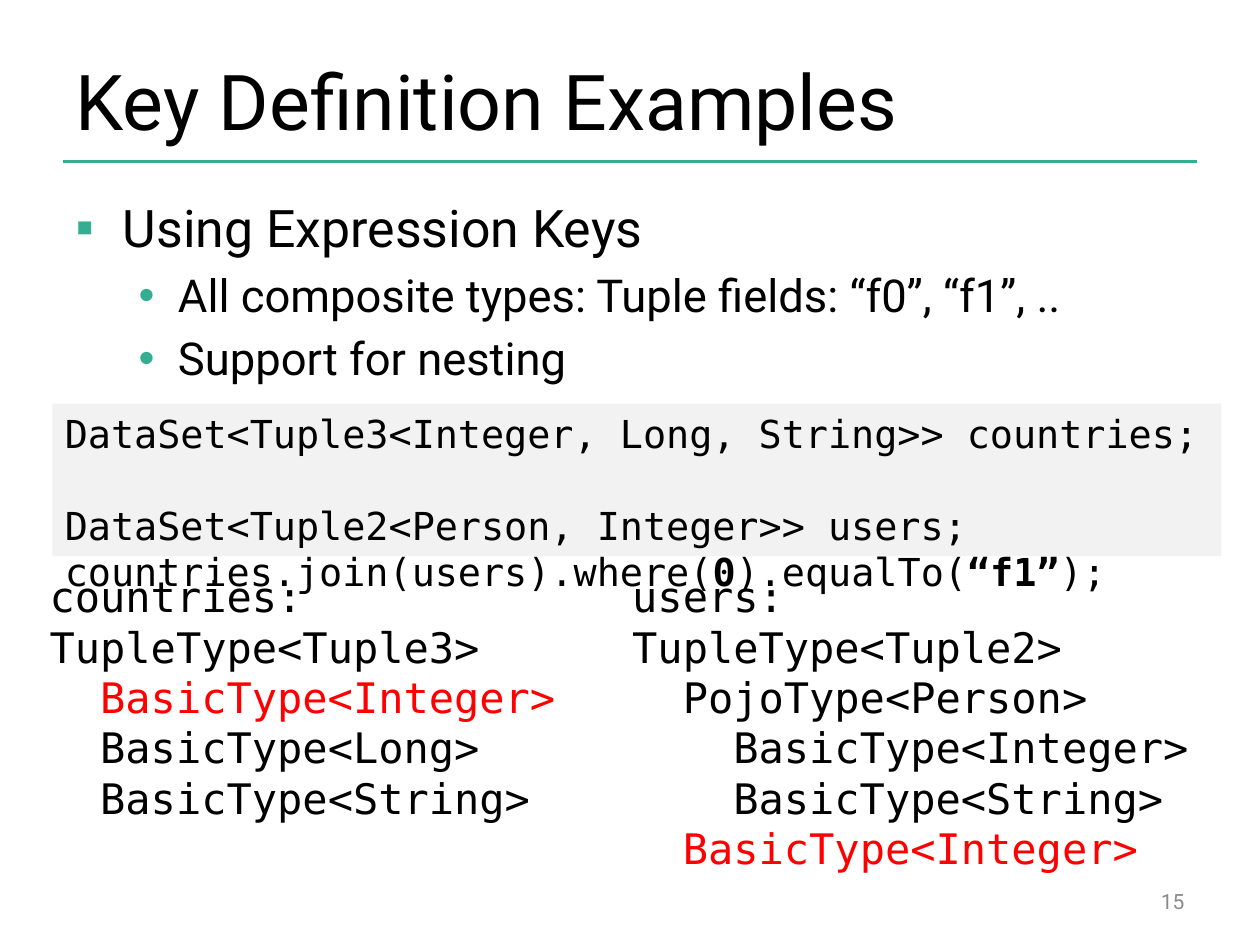
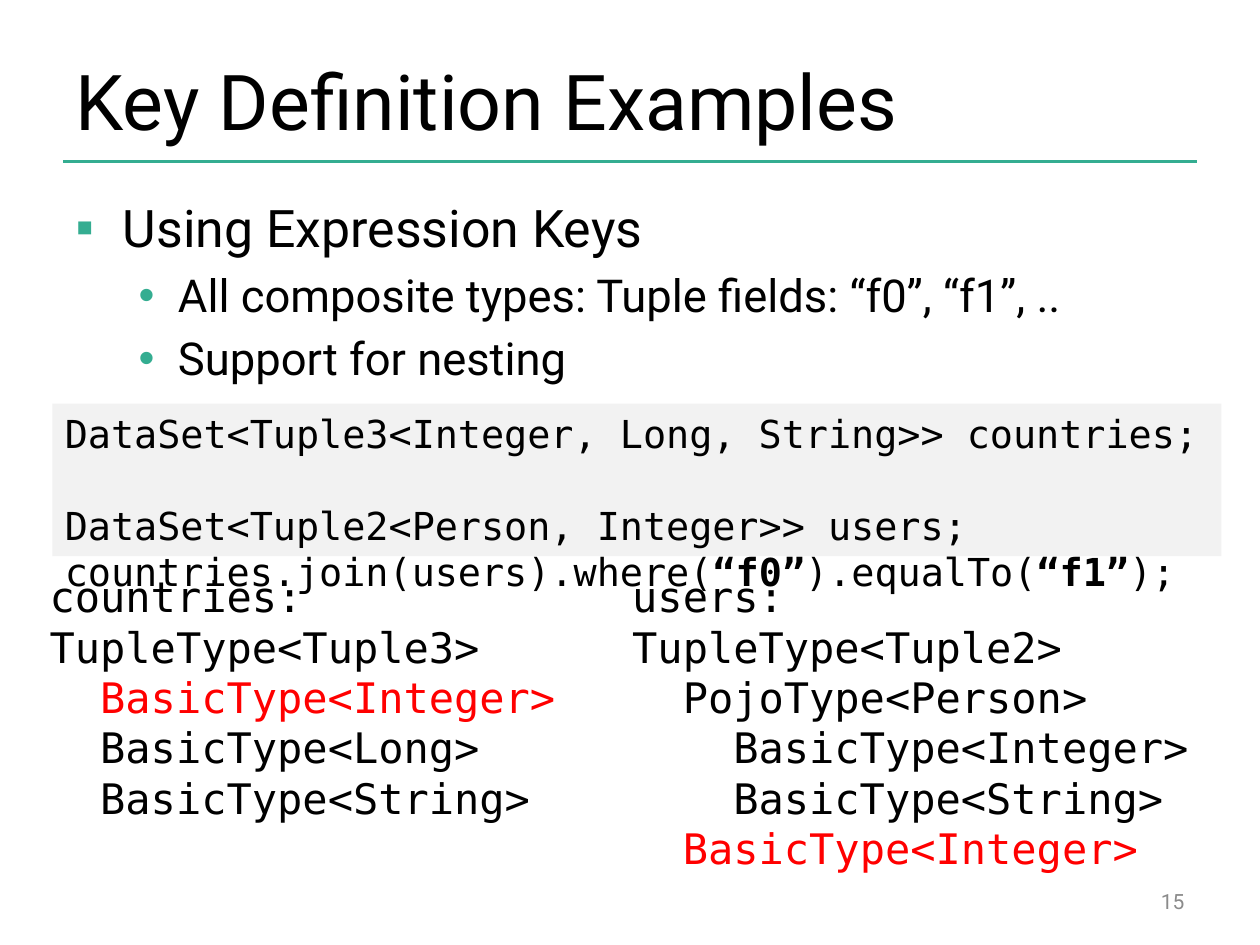
Before and after one commit to dataArtisans/flink-training-web, a slide deck: slide 15 of slides/flink_batch_advanced.pptx. Drawn at 1260x945 pixels with LibreOffice and Linux fonts; fonts in the diff are those of the drawing; background and template pictures are left out. Boxes give left, top, right and bottom in pixels: in the first picture for what was removed or moved away, otherwise in the second. Text is boxed around its words. In the diff, an @@ line names an element or a change of style, - is before the commit and + after.

```diff
--- a/slides/flink_batch_advanced.pptx
+++ b/slides/flink_batch_advanced.pptx
@@ text in rectangle at (65,556,1176,595): text changed @@
-countries.join(users).where(0).equalTo(“f1”);
+countries.join(users).where(“f0”).equalTo(“f1”);
```
Also in this commit, not shown: 6 other slides changed, 3 other files.
